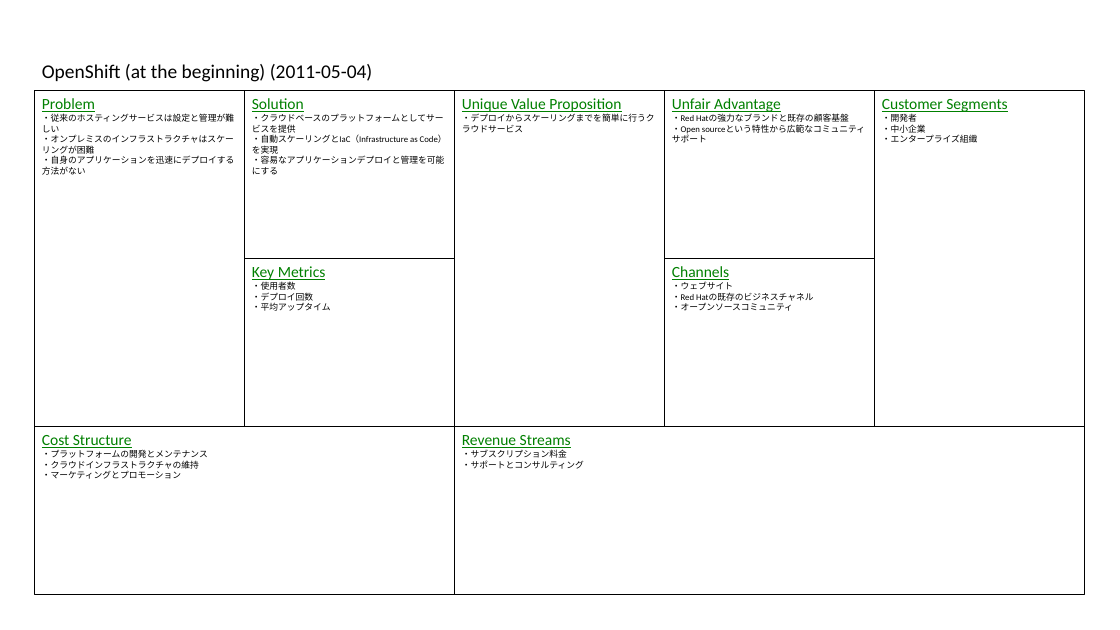
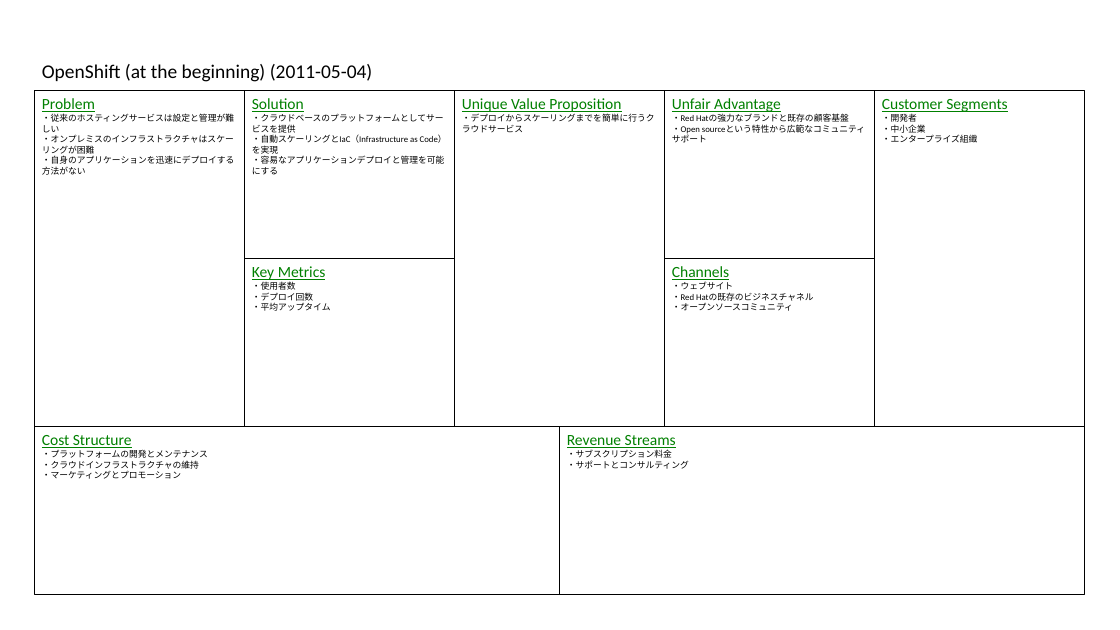
Before and after one commit to t0m0h1r0/LeanCanvas, a slide deck: slide 6 of sample.pptx. Drawn at 1120x630 pixels with LibreOffice and Linux fonts; fonts in the diff are those of the drawing. Boxes give left, top, right and bottom in pixels: in the first picture for what was removed or moved away, otherwise in the second. Text is boxed around its words. In the diff, an @@ line names an element or a change of style, - is before the commit and + after.

```diff
--- a/sample.pptx
+++ b/sample.pptx
@@ rectangle "Cost Structure": place and size @@
-rectangle "Cost Structure" at [35,427,455,595]
+rectangle "Cost Structure" at [35,427,560,595]
@@ rectangle "Revenue Streams": place and size @@
-rectangle "Revenue Streams" at [455,427,1085,595]
+rectangle "Revenue Streams" at [560,427,1085,595]
```
Also in this commit, not shown: 7 other slides changed, 5 other files.
